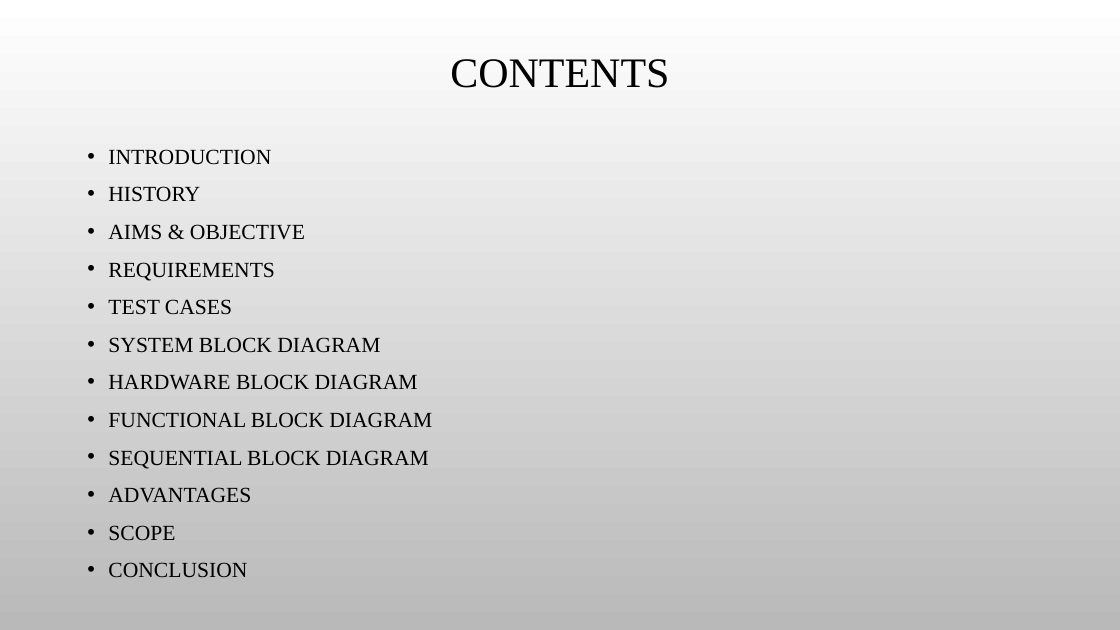
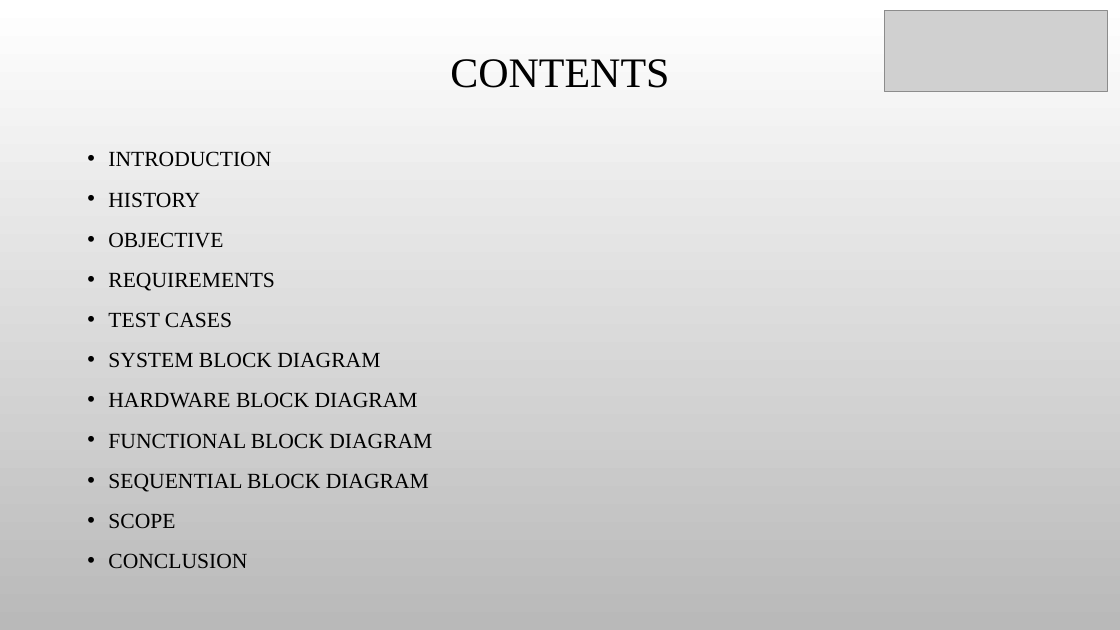
Before and after one commit to SKUP-BATCH3/team4, a slide deck: slide 2 of Final ppt 7-10-22.pptx. Drawn at 1120x630 pixels with LibreOffice and Linux fonts; fonts in the diff are those of the drawing; grey boxes stand for pictures; background and template pictures are left out. Boxes give left, top, right and bottom in pixels: in the first picture for what was removed or moved away, otherwise in the second. Text is boxed around its words. In the diff, an @@ line names an element or a change of style, - is before the commit and + after.

```diff
--- a/Final ppt 7-10-22.pptx
+++ b/Final ppt 7-10-22.pptx
@@ picture added at (x1=885, y1=11, x2=1107, y2=92) @@
@@ text at (x1=108, y1=151, x2=432, y2=568): line spacing 1 to 1.1 @@
@@ text at (x1=108, y1=232, x2=223, y2=248): text changed @@
-• AIMS & OBJECTIVE
+• OBJECTIVE
@@ text at (x1=108, y1=487, x2=251, y2=503): paragraph removed @@
-• ADVANTAGES
```
Also in this commit, not shown: 15 other slides changed, 4 slides added, 4 slides removed, 1 other file.
